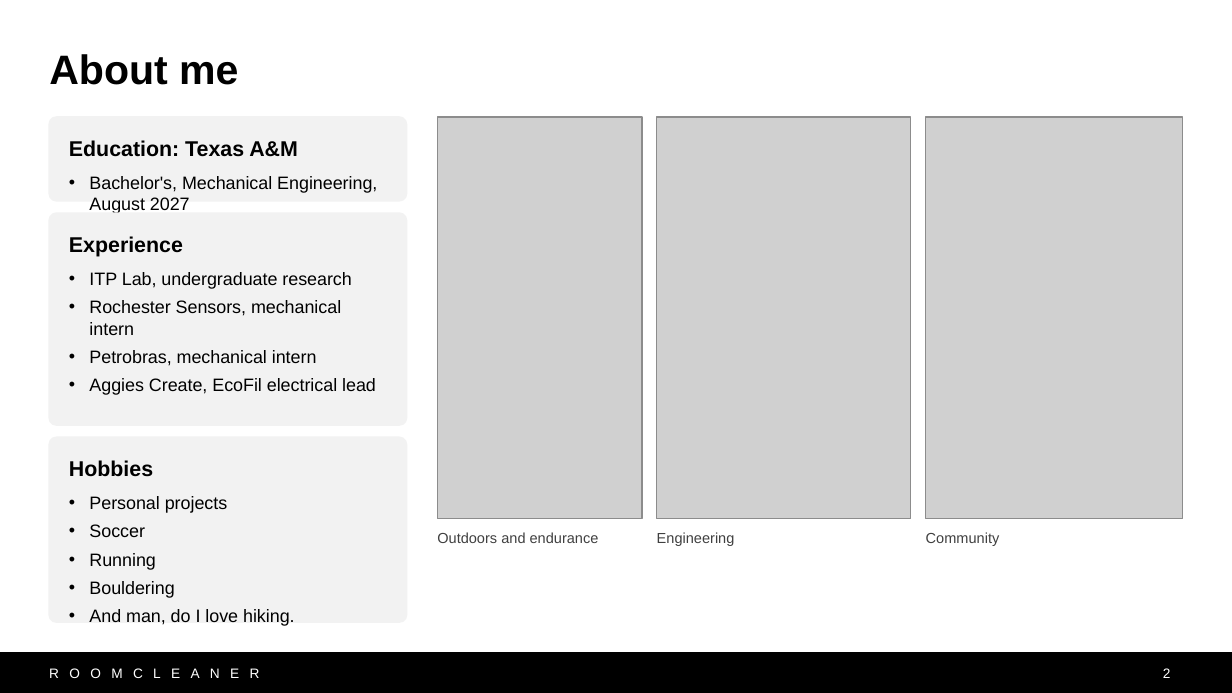
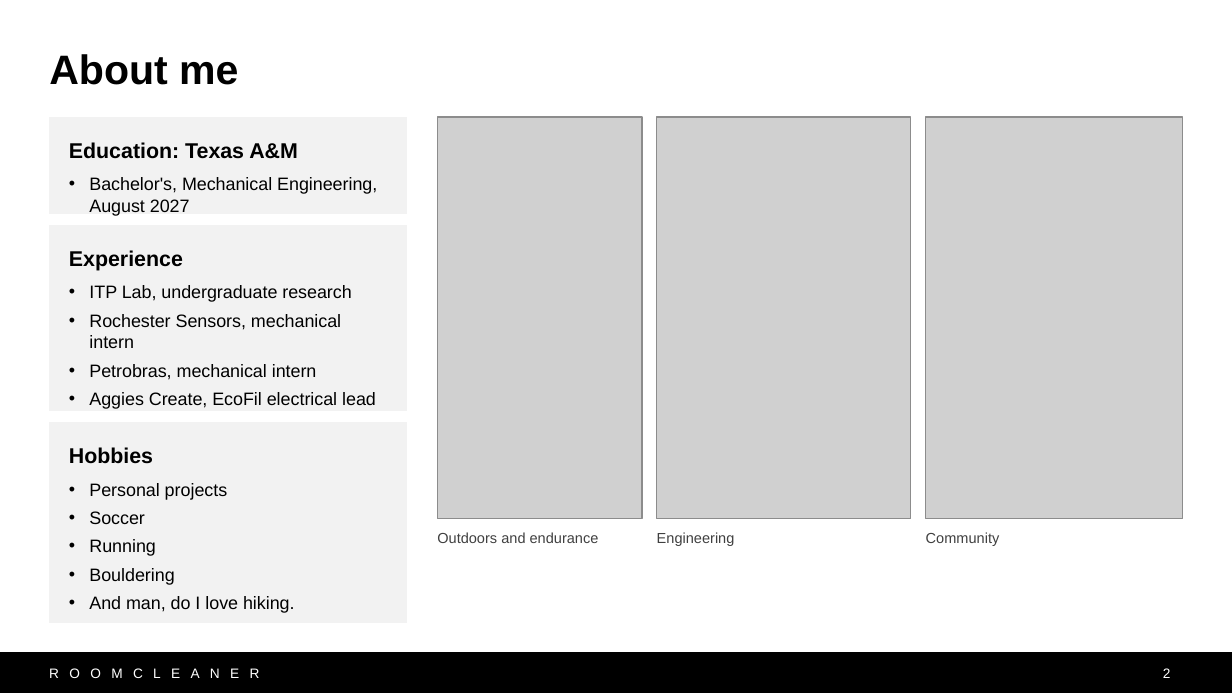
Before and after one commit to Jaspario1199/RoomCleaner, a slide deck: slide 2 of docs/presentation/deck_v10/RoomCleaner_Buntinx_v10.pptx. Drawn at 1232x693 pixels with LibreOffice and Linux fonts; fonts in the diff are those of the drawing; grey boxes stand for pictures. Boxes give left, top, right and bottom in pixels: in the first picture for what was removed or moved away, otherwise in the second. Text is boxed around its words. In the diff, an @@ line names an element or a change of style, - is before the commit and + after.

```diff
--- a/docs/presentation/deck_v10/RoomCleaner_Buntinx_v10.pptx
+++ b/docs/presentation/deck_v10/RoomCleaner_Buntinx_v10.pptx
@@ fill none to #F2F2F2; outline none to #F2F2F2 0.75 pt in 3 elements at (49,225,407,410), (49,423,407,622), (49,117,407,213) @@
@@ rectangle "Education: Texas A&M": place and size @@
-rectangle "Education: Texas A&M" at (89,176,377,213)
+rectangle "Education: Texas A&M" at (49,117,407,213)
@@ rounded rectangle removed at (49,117,407,201) @@
@@ text in rectangle at (69,142,298,159): paragraph added @@
+Education: Texas A&M
@@ text removed at (69,140,298,157) @@
-Education: Texas A&M
@@ rectangle "Experience": place and size @@
-rectangle "Experience" at (89,272,376,395)
+rectangle "Experience" at (49,225,407,410)
@@ rounded rectangle removed at (49,213,407,425) @@
@@ text removed at (69,236,183,257) @@
-Experience
@@ text in rectangle at (69,250,183,271): paragraph added @@
+Experience
@@ rectangle "Hobbies": place and size @@
-rectangle "Hobbies" at (89,496,295,626)
+rectangle "Hobbies" at (49,423,407,622)
@@ rounded rectangle removed at (49,437,407,622) @@
@@ text in rectangle at (69,447,153,464): paragraph added @@
+Hobbies
@@ text removed at (69,460,153,477) @@
-Hobbies
```
Also in this commit, not shown: 15 other slides changed, 4 other files.
